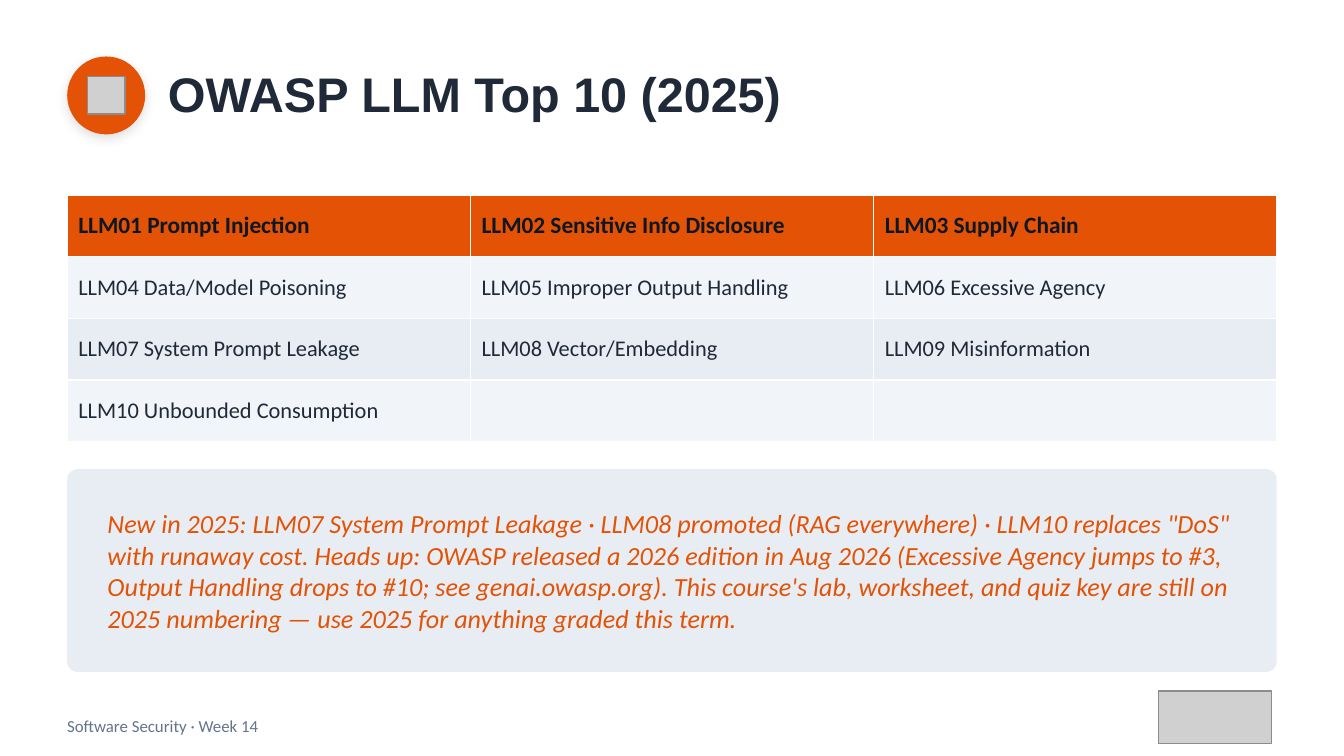
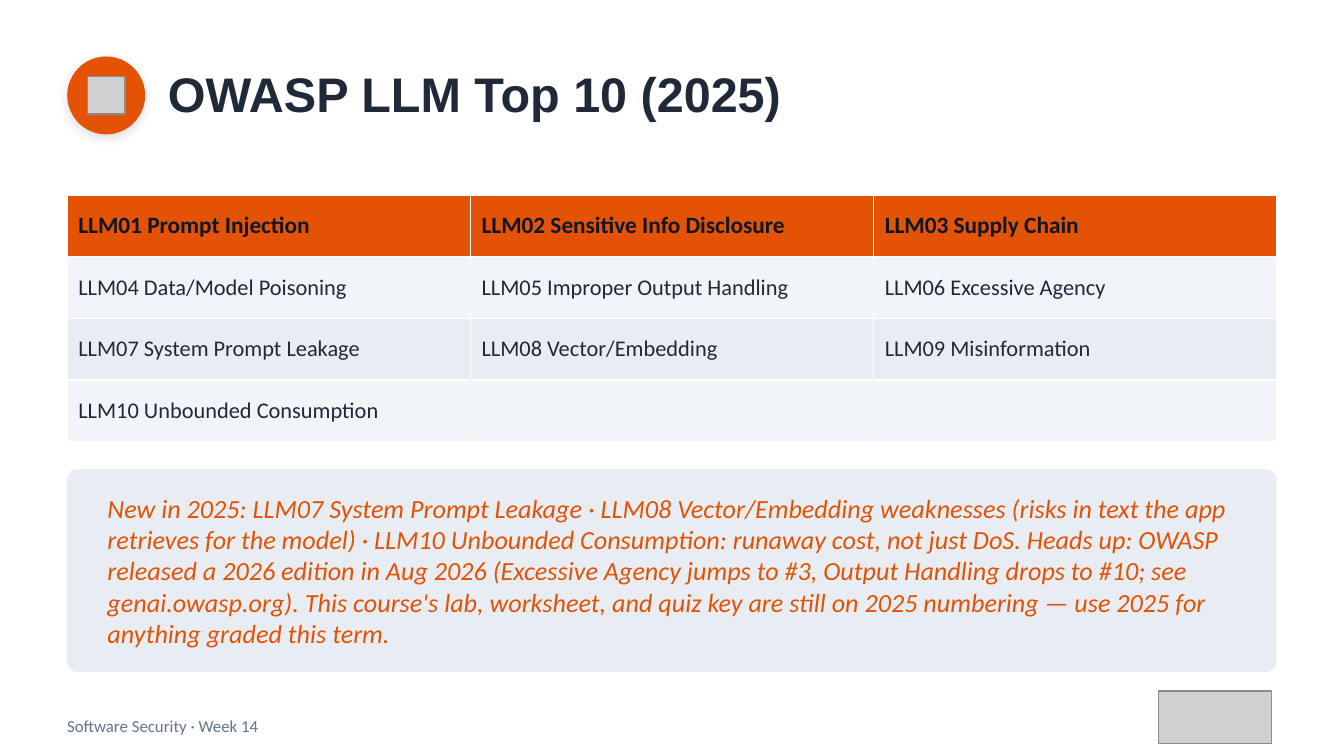
Before and after one commit to 6631503001/software-security, a slide deck: slide 5 of slides/pptx/week14.pptx. Drawn at 1344x756 pixels with LibreOffice and Linux fonts; fonts in the diff are those of the drawing; grey boxes stand for pictures. Boxes give left, top, right and bottom in pixels: in the first picture for what was removed or moved away, otherwise in the second. Text is boxed around its words. In the diff, an @@ line names an element or a change of style, - is before the commit and + after.

```diff
--- a/slides/pptx/week14.pptx
+++ b/slides/pptx/week14.pptx
@@ text at [107, 499, 1225, 648]: text changed @@
-New in 2025: LLM07 System Prompt Leakage · LLM08 promoted (RAG everywhere) · LLM10 replaces "DoS" with runaway cost. Heads up: OWASP released a 2026 edition in Aug 2026 (Excessive Agency jumps to #3, Output Handling drops to #10; see genai.owasp.org). This course's lab, worksheet, and quiz key are still on 2025 numbering — use 2025 for anything graded this term.
+New in 2025: LLM07 System Prompt Leakage · LLM08 Vector/Embedding weaknesses (risks in text the app retrieves for the model) · LLM10 Unbounded Consumption: runaway cost, not just DoS. Heads up: OWASP released a 2026 edition in Aug 2026 (Excessive Agency jumps to #3, Output Handling drops to #10; see genai.owasp.org). This course's lab, worksheet, and quiz key are still on 2025 numbering — use 2025 for anything graded this term.
```
Also in this commit, not shown: 7 other slides changed, 1 slide removed, 8 other files.
